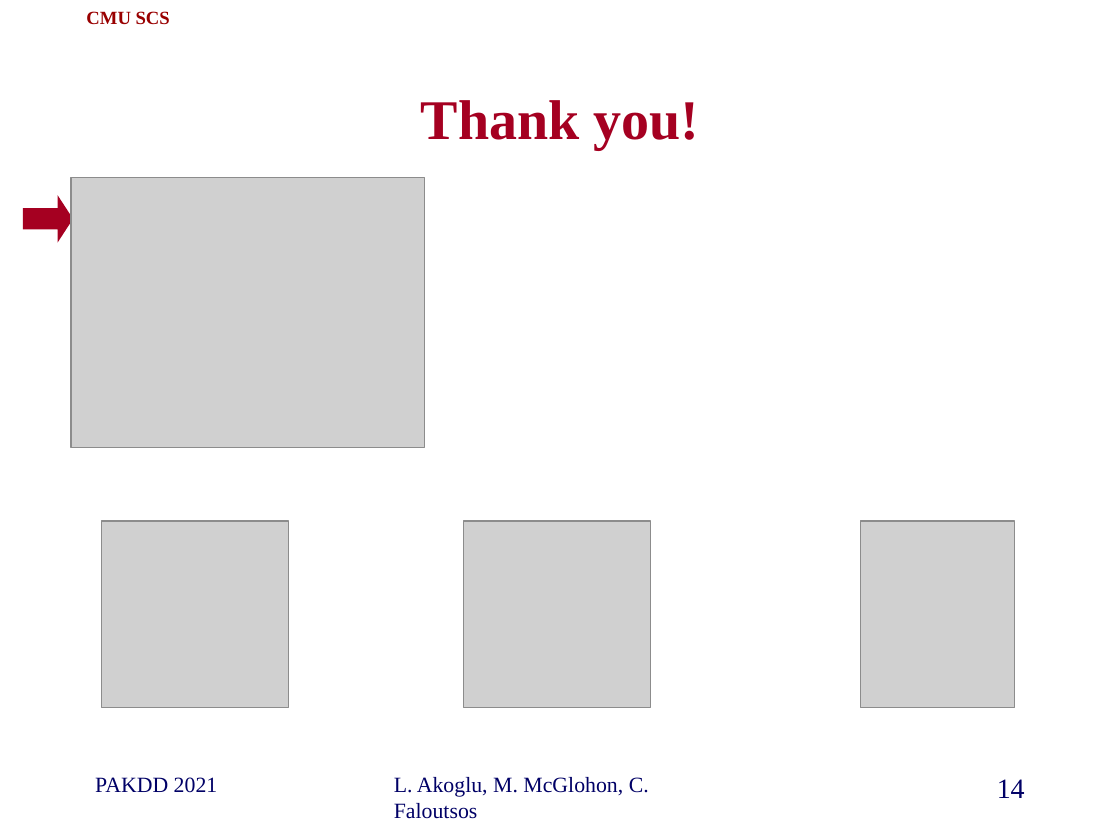
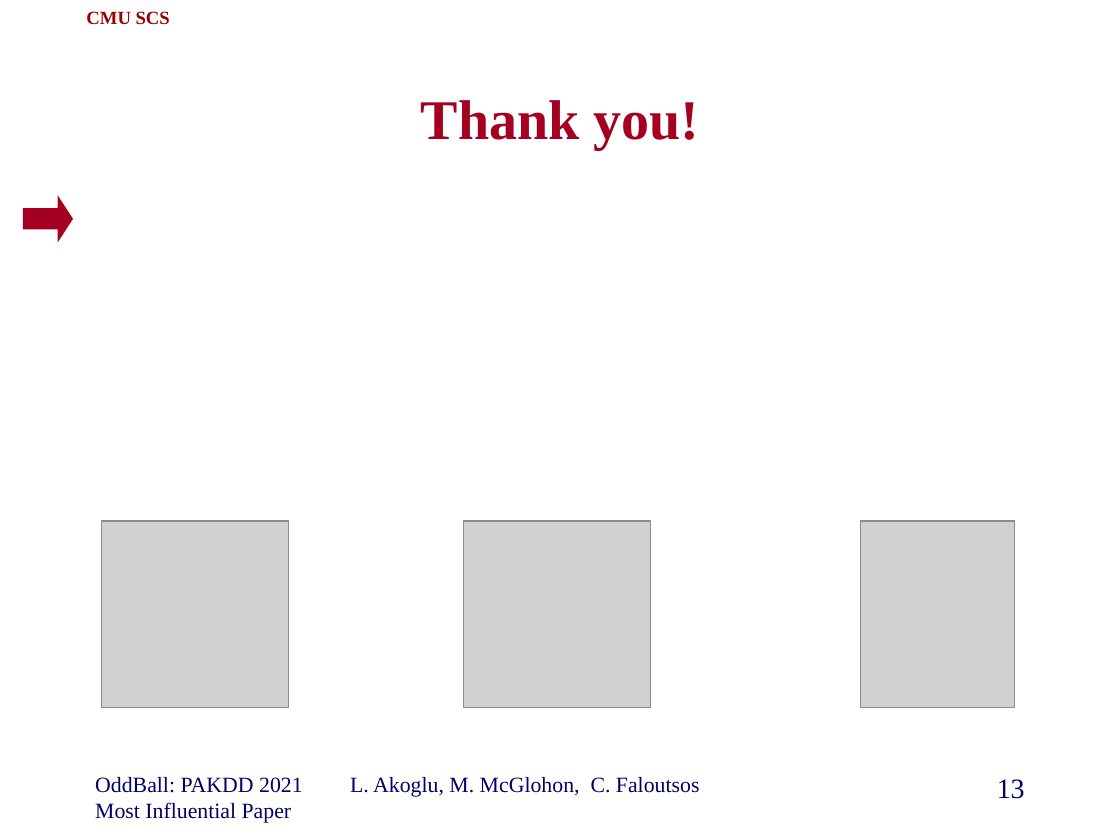
Before and after one commit to cfaloutsos/2021-pakdd-ToT, a slide deck: slide 13 of P2_present_OddBall_ToT.pptx (slide 14 before the commit). Drawn at 1120x840 pixels with LibreOffice and Linux fonts; fonts in the diff are those of the drawing; grey boxes stand for pictures; background and template pictures are left out. Boxes give left, top, right and bottom in pixels: in the first picture for what was removed or moved away, otherwise in the second. Text is boxed around its words. In the diff, an @@ line names an element or a change of style, - is before the commit and + after.

```diff
--- a/P2_present_OddBall_ToT.pptx
+++ b/P2_present_OddBall_ToT.pptx
@@ picture removed at (71, 177, 423, 448) @@
@@ text at (95, 777, 303, 823): text changed @@
-PAKDD 2021
+OddBall: PAKDD 2021 Most Influential Paper
@@ text "L. Akoglu, M. McGlohon, C. ..." rewrapped from (394, 777, 649, 819) to (350, 777, 700, 797) @@
@@ page number at (997, 779, 1025, 799): text changed @@
-14
+13
```
Also in this commit, not shown: 7 other slides changed, 1 slide removed, 1 other file.
